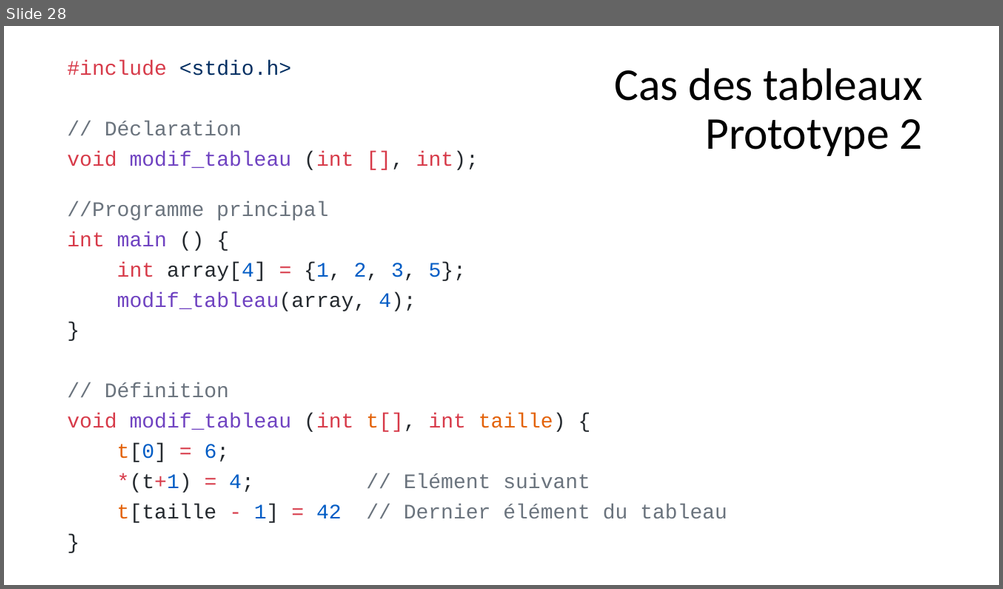
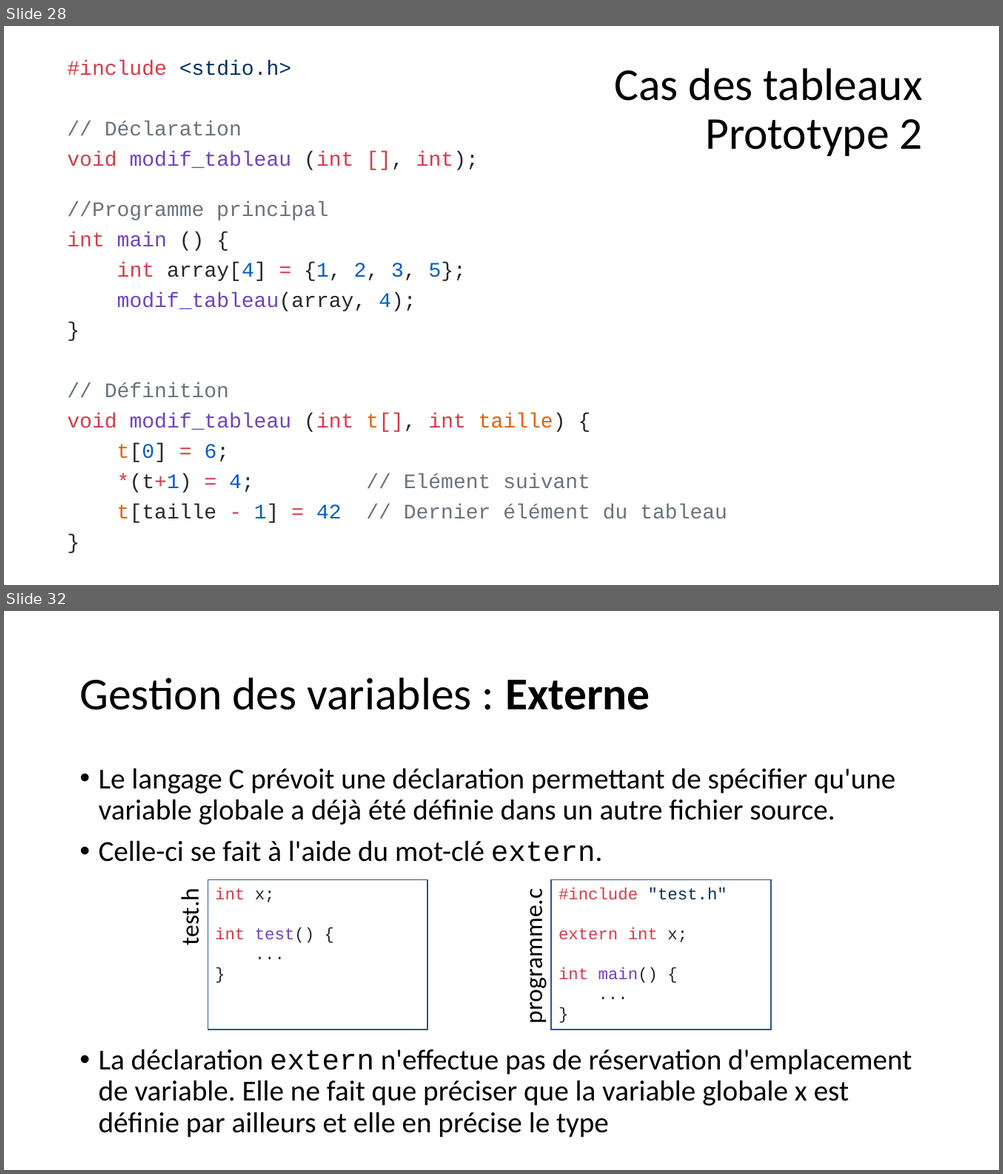
Before and after one commit to standard3/BTS1, a slide deck: 02_C/05_Fonctions/Fonctions.pptx. Shown one above the other, each under a label of ours: slide 28 before the commit, slides 28 and 32 after it; the slides between them are not shown. The pictures are 1003x589 and 1003x1174 pixels, drawn with LibreOffice and Linux fonts; fonts in the diff are those of the drawing. Boxes give left, top, right and bottom in pixels: in the first picture for what was removed or moved away, otherwise in the second. Text is boxed around its words. In the diff, an @@ line names an element or a change of style, - is before the commit and + after.

```diff
--- a/02_C/05_Fonctions/Fonctions.pptx
+++ b/02_C/05_Fonctions/Fonctions.pptx
@@ slide 32 added at bbox=[4, 611, 999, 1170], background #FFFFFF @@
@@ title added at bbox=[79, 678, 650, 710], 44 pt, text #000000 @@
+Gestion des variables : Externe
@@ text added at bbox=[99, 768, 911, 1138], 28 pt, text #000000 @@
+• Le langage C prévoit une déclaration permettant de spécifier qu'une variable globale a déjà été définie dans un autre fichier source.
+• Celle-ci se fait à l'aide du mot-clé extern.
+• La déclaration extern n'effectue pas de réservation d'emplacement de variable. Elle ne fait que préciser que la variable globale x est définie par ailleurs et elle en précise le type
@@ text added at bbox=[175, 894, 205, 945], 24 pt, text #000000 @@
+test.h
@@ rectangle added at bbox=[208, 880, 428, 1031], fill #FFFFFF, outline #325491 1 pt, 16 pt, text #24292E @@
+int x;
+int test() {
+...
+}
@@ rectangle added at bbox=[551, 880, 771, 1031], fill #FFFFFF, outline #325491 1 pt, 16 pt, text #D73A49 @@
+#include "test.h"
+extern int x;
+int main() {
+...
+}
@@ text added at bbox=[518, 903, 549, 1020], 24 pt, text #000000 @@
+programme.c
```
Also in this commit, not shown: 12 other slides added, 3 other files.
